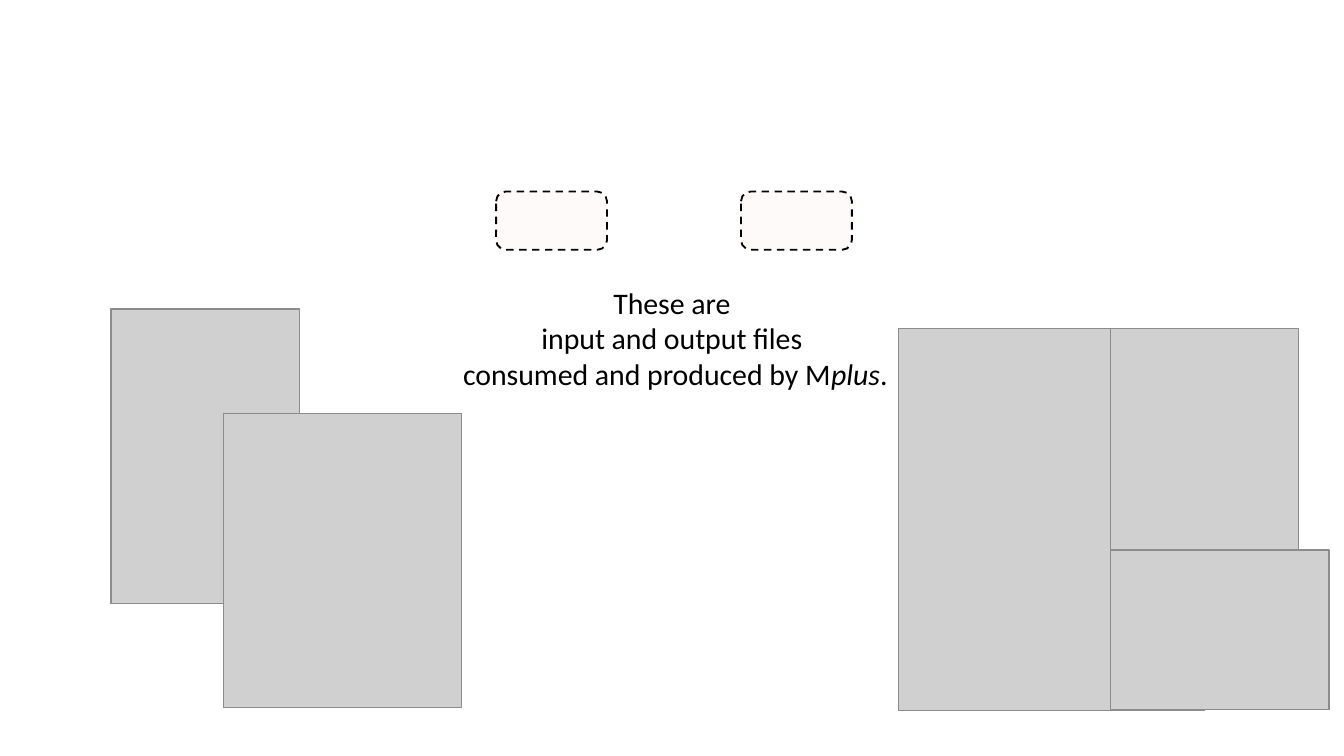
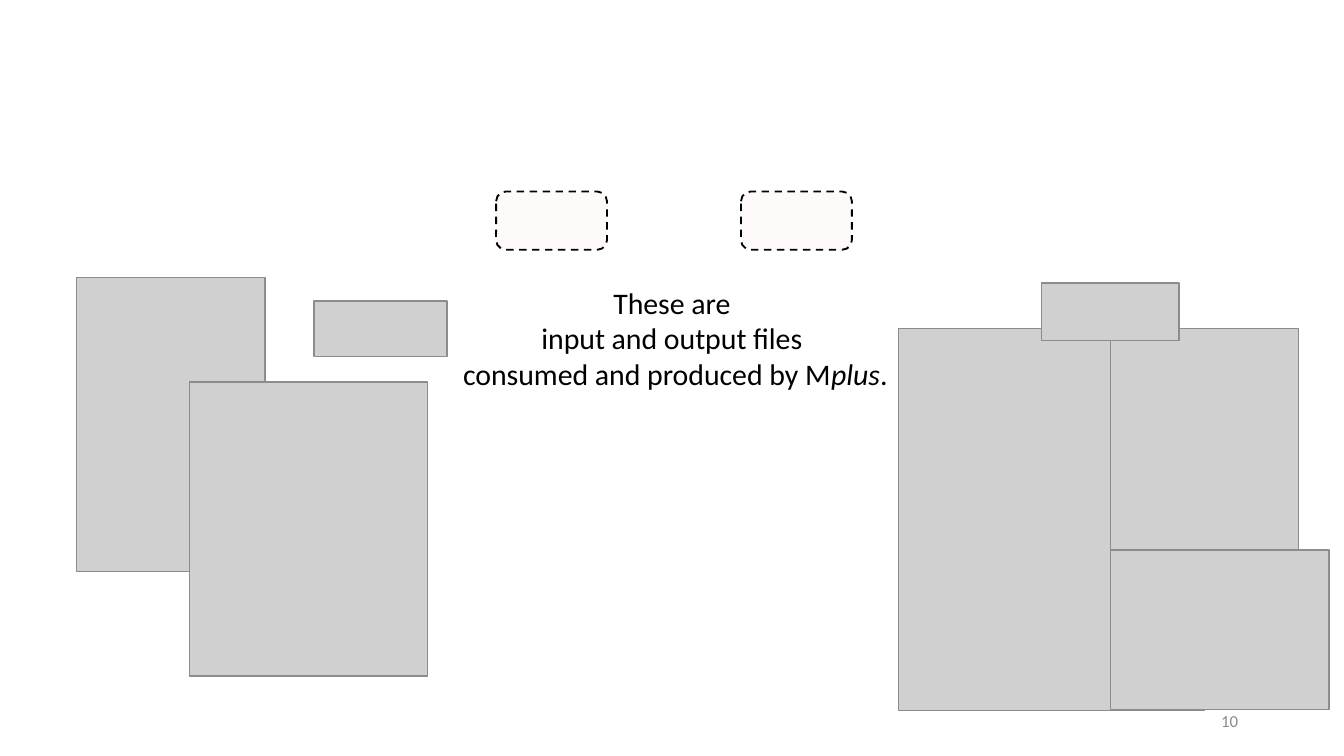
Before and after one commit to IALSA/IALSA-2015-Portland, a slide deck: slide 10 of pubs/2016-talks/2016-06-09-cpa/ppt/koval-etal-2016-06-10-cpa.pptx. Drawn at 1344x756 pixels with LibreOffice and Linux fonts; fonts in the diff are those of the drawing; grey boxes stand for pictures; background and template pictures are left out. Boxes give left, top, right and bottom in pixels: in the first picture for what was removed or moved away, otherwise in the second. Text is boxed around its words. In the diff, an @@ line names an element or a change of style, - is before the commit and + after.

```diff
--- a/pubs/2016-talks/2016-06-09-cpa/ppt/koval-etal-2016-06-10-cpa.pptx
+++ b/pubs/2016-talks/2016-06-09-cpa/ppt/koval-etal-2016-06-10-cpa.pptx
@@ picture: place and size @@
-picture at (112, 309, 300, 603)
+picture at (77, 278, 265, 573)
@@ picture added at (1042, 284, 1179, 341) @@
@@ picture added at (314, 301, 448, 356) @@
@@ picture: place and size @@
-picture at (223, 414, 461, 708)
+picture at (190, 382, 427, 676)
@@ page number added at (1221, 716, 1238, 727), 9 pt, text #8C8C8C @@
+10
```
Also in this commit, not shown: 32 other slides changed.
